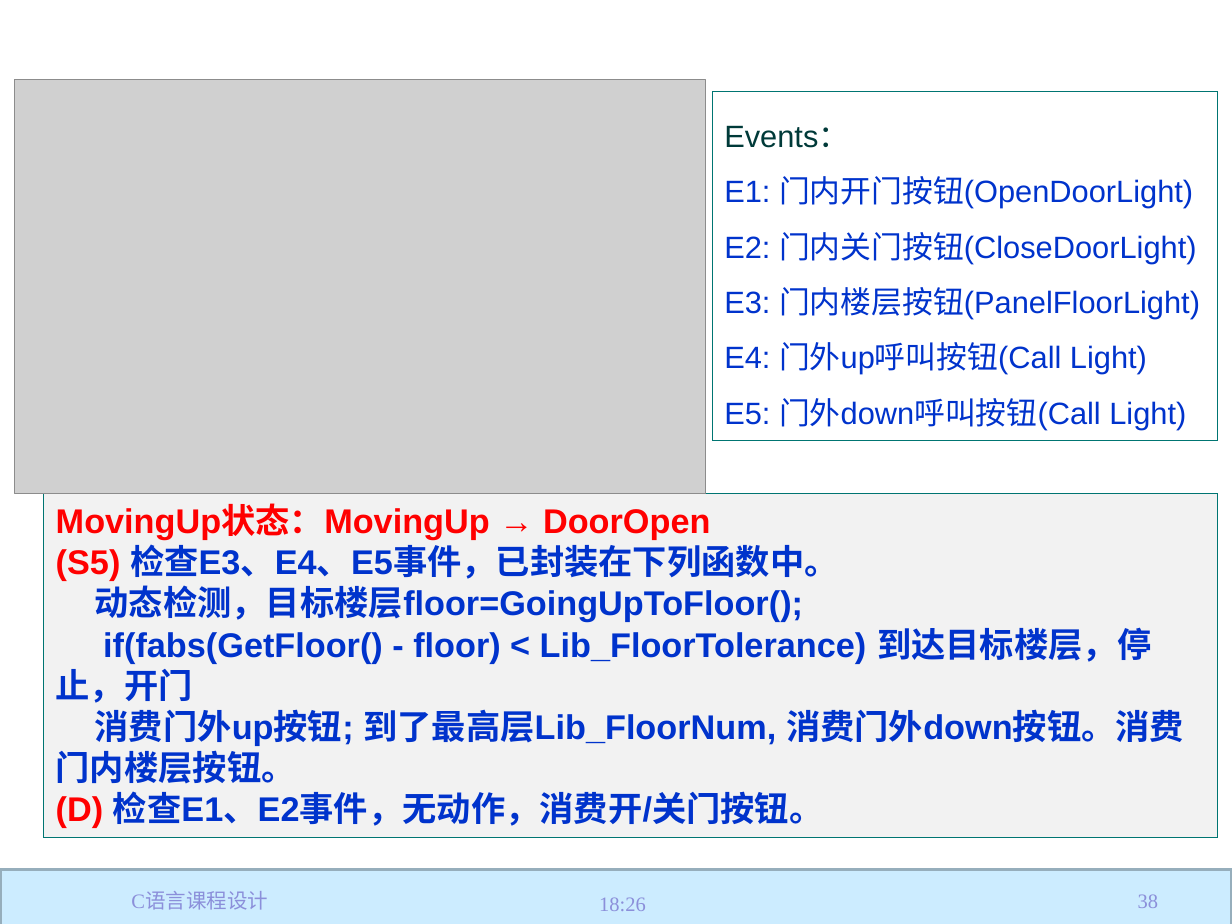
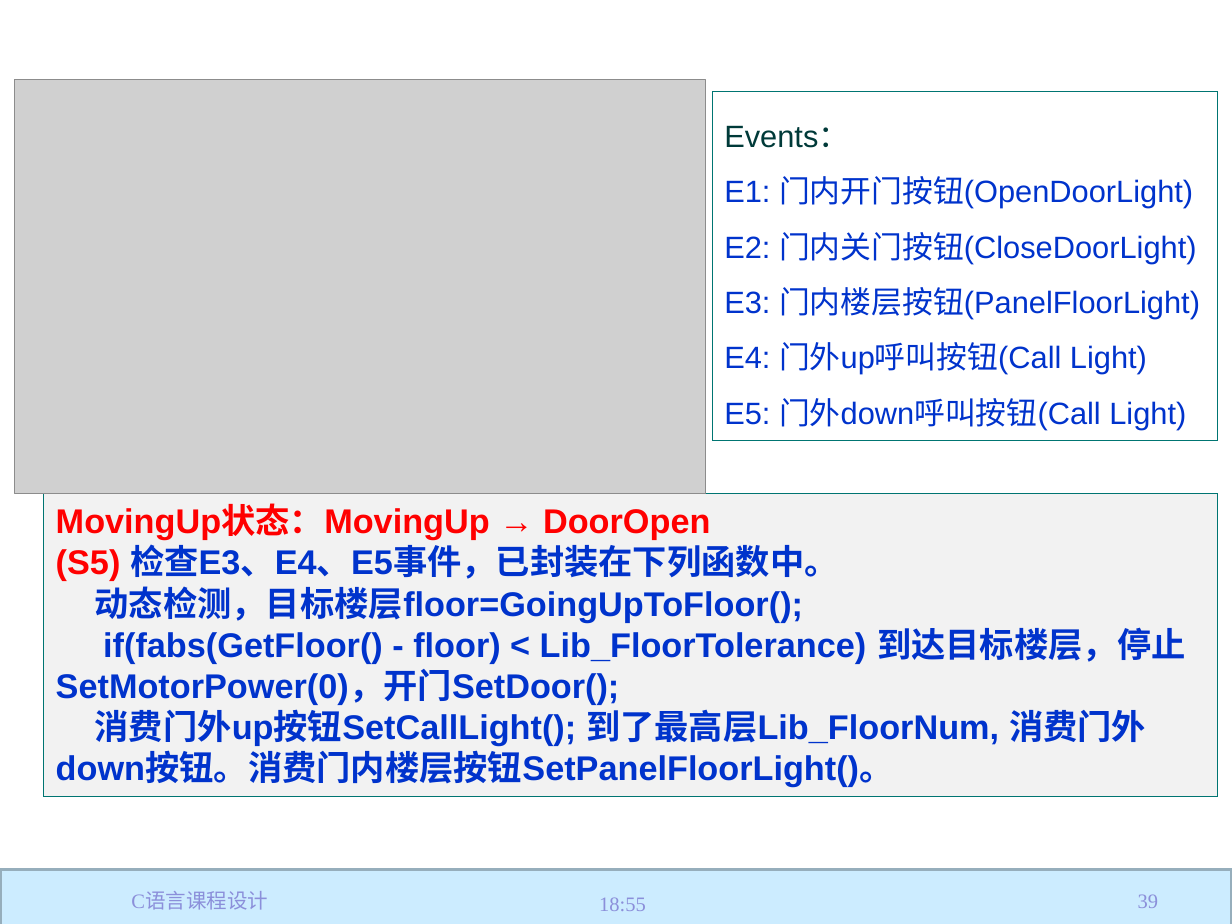
Before and after one commit to jtrfid/C-Repositories, a slide deck: slide 39 of 2017/C语言课程设计/C语言课程设计.pptx (slide 38 before the commit). Drawn at 1232x924 pixels with LibreOffice and Linux fonts; fonts in the diff are those of the drawing; grey boxes stand for pictures; background and template pictures are left out. Boxes give left, top, right and bottom in pixels: in the first picture for what was removed or moved away, otherwise in the second. Text is boxed around its words. In the diff, an @@ line names an element or a change of style, - is before the commit and + after.

```diff
--- a/2017/C语言课程设计/C语言课程设计.pptx
+++ b/2017/C语言课程设计/C语言课程设计.pptx
@@ rectangle "MovingUp状态：MovingUp → DoorOpen": place and size @@
-rectangle "MovingUp状态：MovingUp → DoorOpen" at (43, 494, 1217, 838)
+rectangle "MovingUp状态：MovingUp → DoorOpen" at (43, 494, 1217, 797)
@@ text in rectangle at (56, 627, 1185, 786): text changed @@
-if(fabs(GetFloor() - floor) < Lib_FloorTolerance) 到达目标楼层，停止，开门
-消费门外up按钮; 到了最高层Lib_FloorNum, 消费门外down按钮。消费门内楼层按钮。
-(D) 检查E1、E2事件，无动作，消费开/关门按钮。
+if(fabs(GetFloor() - floor) < Lib_FloorTolerance) 到达目标楼层，停止SetMotorPower(0)，开门SetDoor();
+消费门外up按钮SetCallLight(); 到了最高层Lib_FloorNum, 消费门外down按钮。消费门内楼层按钮SetPanelFloorLight()。
@@ text at (599, 897, 646, 911): text changed @@
-18:26
+18:55
@@ page number at (1138, 894, 1158, 908): text changed @@
-38
+39
```
Also in this commit, not shown: 53 other slides changed, 3 slides added, 2 other files.
